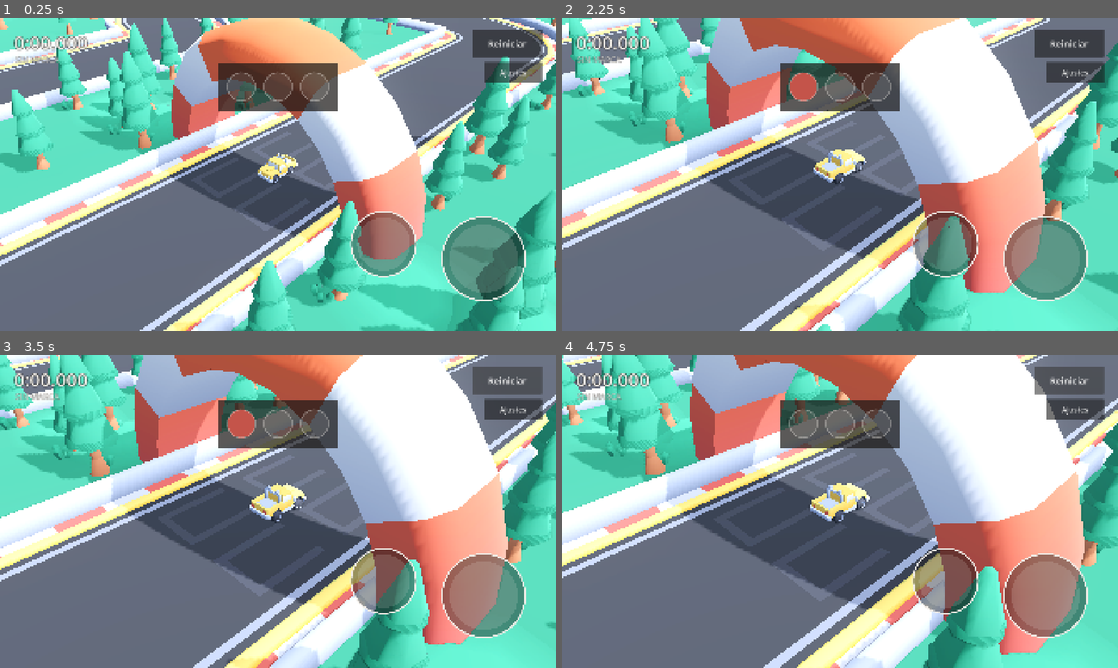
Above: before the commit, frames 1-4 (two rows, left to right).
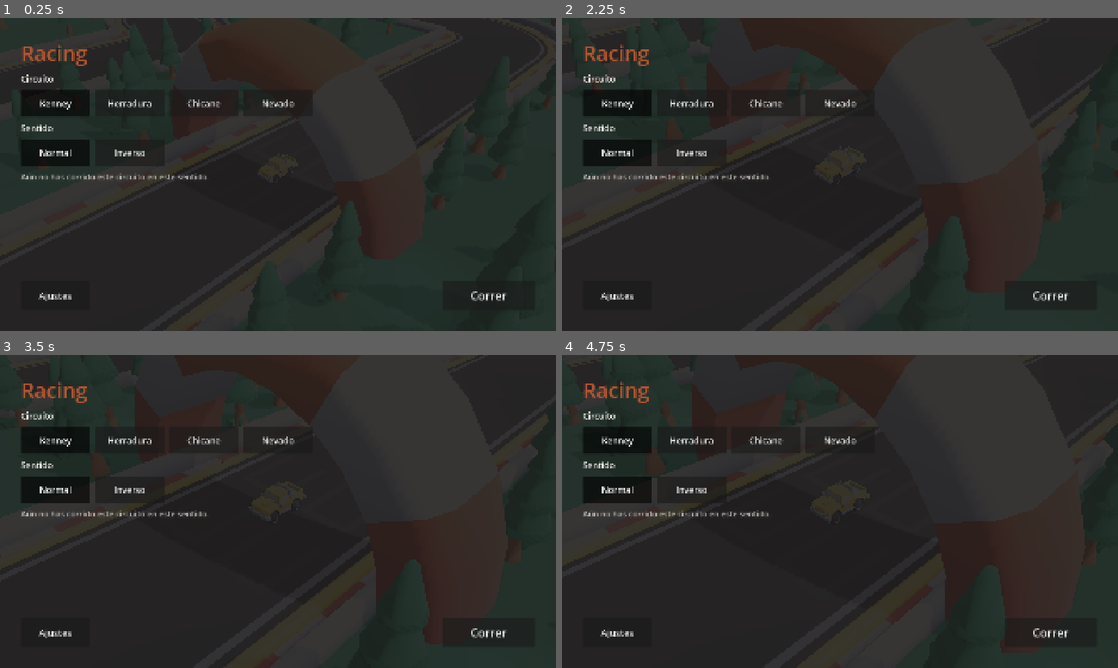
Above: after the commit, the same moments.

Repository: msalejandrojose/core
Game: Godot game, scene res://scenes/main.tscn
Two runs of this game, one before a commit and one after it. Both use one fixed random seed, a clock stepped at 60 frames per second and the inputs below.
Inputs (mouse positions are in pixels of both pictures, inside the frame that each line leads up to):
- Up to frame 1 (0.25 s): no input
- Up to frame 2 (2.25 s): click "Ajustes" at 0.5 s; click "Inverso" at 1.25 s; click (1051, 296) at 2 s, where only the run after the commit has a clickable "Correr"
- Up to frame 3 (3.5 s): click (505, 380) at 2.75 s, where only the run before the commit has a clickable "Reiniciar"
- Up to frame 4 (4.75 s): click (1067, 380) at 3.5 s, where only the run before the commit has a clickable "Reiniciar"; click (1067, 380) at 4.25 s, where only the run before the commit has a clickable "Reiniciar"

The runs differ from the first frame. In frame 1, 100% of the frame differs, in the area x 0-100%, y 0-100%; in frame 2, 99%; in frame 3, 99%; in frame 4, 99%.

Commit message:
feat(racing): menu principal con seleccion de circuito
El juego ya no arranca contando: arranca en un menu donde eliges circuito y
sentido, ves tu mejor vuelta en esa combinacion, y sales a correr.

Va por encima de la partida y no en una escena aparte, a proposito: al
seleccionar un circuito el de detras se construye de verdad, asi que el menu
es tambien la vista previa. Cambiar de escena obligaria a montar la pista dos
veces y a perder eso.

Circuito y sentido se MUEVEN de Ajustes al menu: son lo que eliges para jugar,
no una preferencia. Tenerlos en dos sitios seria tener dos sitios donde mirar
cuando algo no cuadra. Ajustes se queda con los controles y las licencias.

Con el menu delante la salida se congela — la cuenta atras no puede correr
detras de una pantalla — y se esconden HUD y controles tactiles: los pedales
se dibujan siempre, y sin esconderlos quedaban flotando encima del menu
compitiendo con sus botones (visto en captura).

El menu se construye desde `open()` ademas de desde `_ready`, porque el
director lo abre desde SU `_ready`, que corre antes.

Suite: 153 comprobaciones.

Co-Authored-By: Claude Opus 5 <noreply@anthropic.com>

Diff:
--- a/apps/game/scenes/main.tscn
+++ b/apps/game/scenes/main.tscn
@@ -9,6 +9,7 @@
 [ext_resource type="Script" path="res://scripts/track/track_builder.gd" id="17_track"]
 [ext_resource type="Script" path="res://scripts/race/race_director.gd" id="15_dir"]
 [ext_resource type="PackedScene" path="res://scenes/ui/race-hud.tscn" id="16_hud"]
+[ext_resource type="PackedScene" path="res://scenes/ui/main-menu.tscn" id="18_menu"]
 
 [sub_resource type="BoxShape3D" id="BoxShape3D_ya4ey"]
 size = Vector3(60, 0, 60)
@@ -75,3 +76,5 @@
 [node name="TouchControls" parent="." instance=ExtResource("12_touch")]
 
 [node name="RaceHud" parent="." instance=ExtResource("16_hud")]
+
+[node name="MainMenu" parent="." instance=ExtResource("18_menu")]
--- /dev/null
+++ b/apps/game/scenes/ui/main-menu.tscn
@@ -0,0 +1,6 @@
+[gd_scene load_steps=2 format=3]
+
+[ext_resource type="Script" path="res://scripts/ui/main_menu.gd" id="1_menu"]
+
+[node name="MainMenu" type="CanvasLayer"]
+script = ExtResource("1_menu")
--- a/apps/game/scripts/race/race_director.gd
+++ b/apps/game/scripts/race/race_director.gd
@@ -30,11 +30,17 @@
 @export var lap_timer_path: NodePath = ^"../LapTimer"
 @export var track_builder_path: NodePath = ^"../TrackBuilder"
 @export var view_path: NodePath = ^"../View"
+@export var main_menu_path: NodePath = ^"../MainMenu"
+@export var race_hud_path: NodePath = ^"../RaceHud"
+@export var touch_controls_path: NodePath = ^"../TouchControls"
 
 var vehicle: Vehicle
 var lap_timer: LapTimer
 var track_builder: TrackBuilder
 var view: Node3D
+var main_menu: CanvasLayer
+var race_hud: CanvasLayer
+var touch_controls: CanvasLayer
 
 var counting_down: bool = false
 var _countdown_elapsed: float = 0.0
@@ -46,6 +52,11 @@
 	lap_timer = get_node(lap_timer_path)
 	track_builder = get_node(track_builder_path)
 	view = get_node(view_path)
+	main_menu = get_node(main_menu_path)
+	race_hud = get_node(race_hud_path)
+	touch_controls = get_node(touch_controls_path)
+
+	main_menu.play_pressed.connect(_on_play_pressed)
 
 	lap_timer.sector_completed.connect(_on_sector_completed)
 	lap_timer.lap_completed.connect(_on_lap_completed)
@@ -58,6 +69,10 @@
 
 	rebuild_track()
 	restart()
+
+	# Se arranca en el menú: el juego no empieza a contar sin que nadie haya
+	# dicho a qué circuito quiere jugar.
+	open_menu()
 
 
 func _process(delta: float) -> void:
@@ -136,9 +151,38 @@
 	restarted.emit()
 
 
+## Con un menú delante la salida se congela: la cuenta atrás no puede correr
+## detrás de una pantalla, y el coche no puede salir sin que lo estén viendo.
+func open_menu() -> void:
+	set_process(false)
+	VehicleInput.locked = true
+	# También los controles: los pedales se dibujan siempre, y sin esconderlos
+	# quedan flotando encima del menú y compitiendo con sus botones.
+	race_hud.visible = false
+	touch_controls.visible = false
+	main_menu.open()
+
+
+func _on_play_pressed() -> void:
+	main_menu.close()
+	race_hud.visible = true
+	touch_controls.visible = true
+	restart()
+	set_process(true)
+
+
 func _on_settings_changed() -> void:
 	rebuild_track()
 	restart()
+	# Cambiar de circuito desde el menú no debe soltar el coche: se reconstruye
+	# la pista para verla de fondo, pero la salida sigue congelada.
+	if main_menu.visible:
+		set_process(false)
+		VehicleInput.locked = true
+
+	# Se arranca en el menú: el juego no empieza a contar sin que nadie haya
+	# dicho a qué circuito quiere jugar.
+	open_menu()
 
 
 func _on_sector_completed(sector: int, split_ms: int) -> void:
--- /dev/null
+++ b/apps/game/scripts/ui/main_menu.gd
@@ -0,0 +1,189 @@
+extends CanvasLayer
+
+## Menú principal: se elige circuito y sentido, y se sale a correr.
+##
+## Va por encima de la partida, no en una escena aparte, y a propósito: al
+## seleccionar un circuito el de detrás se construye de verdad, así que el menú
+## es también la vista previa. Cambiar de escena obligaría a montar la pista dos
+## veces y a perder eso.
+##
+## El circuito y el sentido viven aquí y no en Ajustes: son lo que eliges para
+## jugar, no una preferencia. Ajustes se queda con los controles y las licencias.
+
+signal play_pressed()
+
+const CLAY := Color("b4552f")
+const BONE := Color("f0ece6")
+const INK := Color(0.11, 0.098, 0.09)
+
+var _best_label: Label
+var _track_buttons: Array[Button] = []
+var _direction_buttons: Array[Button] = []
+
+
+func _ready() -> void:
+	layer = 8
+	_ensure_built()
+
+
+## El director abre el menú desde su propio `_ready`, que corre ANTES que el de
+## este nodo porque está antes en la escena. Así que la construcción tiene que
+## poder dispararse desde cualquiera de los dos, y una sola vez.
+func _ensure_built() -> void:
+	if _best_label == null:
+		_build()
+
+
+func open() -> void:
+	_ensure_built()
+	visible = true
+	_sync()
+
+
+func close() -> void:
+	visible = false
+
+
+func _build() -> void:
+	var backdrop := ColorRect.new()
+	# Menos opaco que Ajustes: aquí interesa entrever el circuito de detrás,
+	# que es de lo que va la pantalla.
+	backdrop.color = Color(INK.r, INK.g, INK.b, 0.88)
+	backdrop.set_anchors_preset(Control.PRESET_FULL_RECT)
+	add_child(backdrop)
+
+	var margin := MarginContainer.new()
+	margin.set_anchors_preset(Control.PRESET_FULL_RECT)
+	for side in ["left", "right", "top", "bottom"]:
+		margin.add_theme_constant_override("margin_" + side, 72)
+	add_child(margin)
+
+	var column := VBoxContainer.new()
+	column.add_theme_constant_override("separation", 18)
+	margin.add_child(column)
+
+	var title := Label.new()
+	title.text = "Racing"
+	title.add_theme_font_size_override("font_size", 72)
+	title.add_theme_color_override("font_color", CLAY)
+	column.add_child(title)
+
+	column.add_child(_heading("Circuito"))
+
+	var tracks := HBoxContainer.new()
+	tracks.add_theme_constant_override("separation", 16)
+	column.add_child(tracks)
+
+	var ids: Array = TrackCatalog.ids()
+	var group := ButtonGroup.new()
+	for i in ids.size():
+		var layout := TrackCatalog.by_id(ids[i])
+		var button := Button.new()
+		button.text = layout.name
+		button.toggle_mode = true
+		button.button_group = group
+		button.custom_minimum_size = Vector2(240, 92)
+		button.add_theme_font_size_override("font_size", 30)
+		var id: String = ids[i]
+		button.pressed.connect(func() -> void: _pick_track(id))
+		tracks.add_child(button)
+		_track_buttons.append(button)
+
+	column.add_child(_heading("Sentido"))
+
+	var directions := HBoxContainer.new()
+	directions.add_theme_constant_override("separation", 16)
+	column.add_child(directions)
+
+	var direction_group := ButtonGroup.new()
+	for i in 2:
+		var button := Button.new()
+		button.text = "Normal" if i == 0 else "Inverso"
+		button.toggle_mode = true
+		button.button_group = direction_group
+		button.custom_minimum_size = Vector2(240, 92)
+		button.add_theme_font_size_override("font_size", 30)
+		var reversed := i == 1
+		button.pressed.connect(func() -> void: _pick_direction(reversed))
+		directions.add_child(button)
+		_direction_buttons.append(button)
+
+	_best_label = Label.new()
+	_best_label.add_theme_font_size_override("font_size", 28)
+	_best_label.add_theme_color_override("font_color", BONE * Color(1, 1, 1, 0.7))
+	column.add_child(_best_label)
+
+	var spacer := Control.new()
+	spacer.size_flags_vertical = Control.SIZE_EXPAND_FILL
+	column.add_child(spacer)
+
+	var row := HBoxContainer.new()
+	row.add_theme_constant_override("separation", 16)
+	column.add_child(row)
+
+	row.add_child(_button("Ajustes", 240, func() -> void:
+		add_child(load("res://scenes/ui/settings-screen.tscn").instantiate())))
+
+	var push := Control.new()
+	push.size_flags_horizontal = Control.SIZE_EXPAND_FILL
+	row.add_child(push)
+
+	var play := _button("Correr", 320, func() -> void: play_pressed.emit())
+	play.add_theme_font_size_override("font_size", 40)
+	row.add_child(play)
+
+
+# --- Estado -------------------------------------------------------------------
+
+func _pick_track(id: String) -> void:
+	GameSettings.set_track_id(id)
+	_refresh_best()
+
+
+func _pick_direction(reversed: bool) -> void:
+	GameSettings.set_reverse(reversed)
+	_refresh_best()
+
+
+## Refleja lo que hay guardado. Se llama al abrir y no solo al construir, porque
+## Ajustes puede haber cambiado cosas mientras el menú estaba montado.
+func _sync() -> void:
+	var ids: Array = TrackCatalog.ids()
+	var selected: int = maxi(ids.find(GameSettings.track_id), 0)
+	for i in _track_buttons.size():
+		_track_buttons[i].button_pressed = i == selected
+
+	for i in _direction_buttons.size():
+		_direction_buttons[i].button_pressed = (i == 1) == GameSettings.reverse
+
+	_refresh_best()
+
+
+## La mejor marca del circuito Y sentido seleccionados: cada combinación guarda
+## la suya, así que el número tiene que cambiar al tocar cualquiera de los dos.
+func _refresh_best() -> void:
+	var key := GameSettings.track_key()
+	if RaceRecords.has_best(key):
+		var script := load("res://scripts/ui/race_hud.gd")
+		_best_label.text = "Tu mejor vuelta aquí:  %s" % script.format_ms(RaceRecords.best_ms(key))
+	else:
+		_best_label.text = "Aún no has corrido este circuito en este sentido."
+
+
+# --- Piezas -------------------------------------------------------------------
+
+func _heading(text: String) -> Label:
+	var label := Label.new()
+	label.text = text
+	label.add_theme_font_size_override("font_size", 30)
+	label.add_theme_color_override("font_color", BONE)
+	return label
+
+
+func _button(text: String, width: int, on_pressed: Callable) -> Button:
+	var button := Button.new()
+	button.text = text
+	button.custom_minimum_size = Vector2(width, 100)
+	button.add_theme_font_size_override("font_size", 32)
+	button.pressed.connect(on_pressed)
+	return button
--- a/apps/game/scripts/ui/race_hud.gd
+++ b/apps/game/scripts/ui/race_hud.gd
@@ -28,6 +28,7 @@
 var _delta_label: Label
 var _restart_button: Button
 var _settings_button: Button
+var _menu_button: Button
 var _delta_left: float = 0.0
 
 var _lights_on: int = 0
@@ -129,6 +130,20 @@
 	_settings_button.pressed.connect(open_settings)
 	add_child(_settings_button)
 
+	# Volver a elegir circuito sin salir de la app.
+	_menu_button = Button.new()
+	_menu_button.text = "Menú"
+	_menu_button.custom_minimum_size = Vector2(200, 72)
+	_menu_button.anchor_left = 1.0
+	_menu_button.anchor_right = 1.0
+	_menu_button.offset_left = -248
+	_menu_button.offset_top = 240
+	_menu_button.offset_right = -48
+	_menu_button.offset_bottom = 312
+	_menu_button.add_theme_font_size_override("font_size", 26)
+	_menu_button.pressed.connect(_director.open_menu)
+	add_child(_menu_button)
+
 
 func open_settings() -> void:
 	add_child(load("res://scenes/ui/settings-screen.tscn").instantiate())
--- a/apps/game/scripts/ui/settings_screen.gd
+++ b/apps/game/scripts/ui/settings_screen.gd
@@ -1,8 +1,12 @@
 extends CanvasLayer
 
-## Menú de ajustes. Cambiar cualquier opción se guarda al momento y relanza la
-## salida, porque tanto el sentido como el esquema de control alteran la vuelta
-## en curso: dejarla viva daría un tiempo hecho a medias entre dos configuraciones.
+## Preferencias del jugador. Cambiar cualquier opción se guarda al momento y
+## relanza la salida: el esquema de control altera la vuelta en curso, y dejarla
+## viva daría un tiempo hecho a medias entre dos configuraciones.
+##
+## Circuito y sentido NO están aquí: son lo que eliges para jugar, no una
+## preferencia, y viven en el menú principal. Tenerlos en dos sitios sería tener
+## dos sitios donde mirar cuando algo no cuadra.
 
 const BONE := Color("f0ece6")
 const INK := Color(0.11, 0.098, 0.09)
@@ -32,26 +36,6 @@
 	margin.add_child(column)
 
 	column.add_child(_title("Ajustes"))
-
-	var names: Array = []
-	var ids: Array = TrackCatalog.ids()
-	for layout in TrackCatalog.all():
-		names.append(layout.name)
-
-	column.add_child(_label("Circuito", 30))
-	column.add_child(_choice(
-		names,
-		maxi(ids.find(GameSettings.track_id), 0),
-		func(index: int) -> void: GameSettings.set_track_id(ids[index])))
-
-	column.add_child(_label("Sentido del circuito", 30))
-	column.add_child(_choice(
-		["Normal", "Inverso"],
-		1 if GameSettings.reverse else 0,
-		func(index: int) -> void: GameSettings.set_reverse(index == 1)))
-	column.add_child(_label(
-		"Cada circuito y sentido guarda su propio récord: una vuelta al revés "
-		+ "no es comparable con una normal.", 22))
 
 	column.add_child(_label("Controles", 30))
 	column.add_child(_choice(
Not shown, added: apps/game/scripts/ui/main_menu.gd.uid
